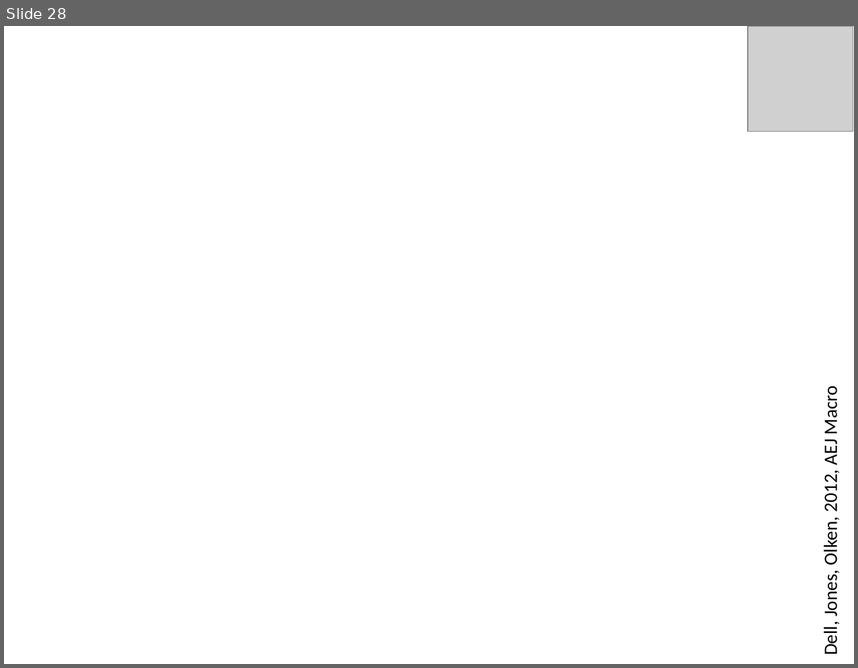
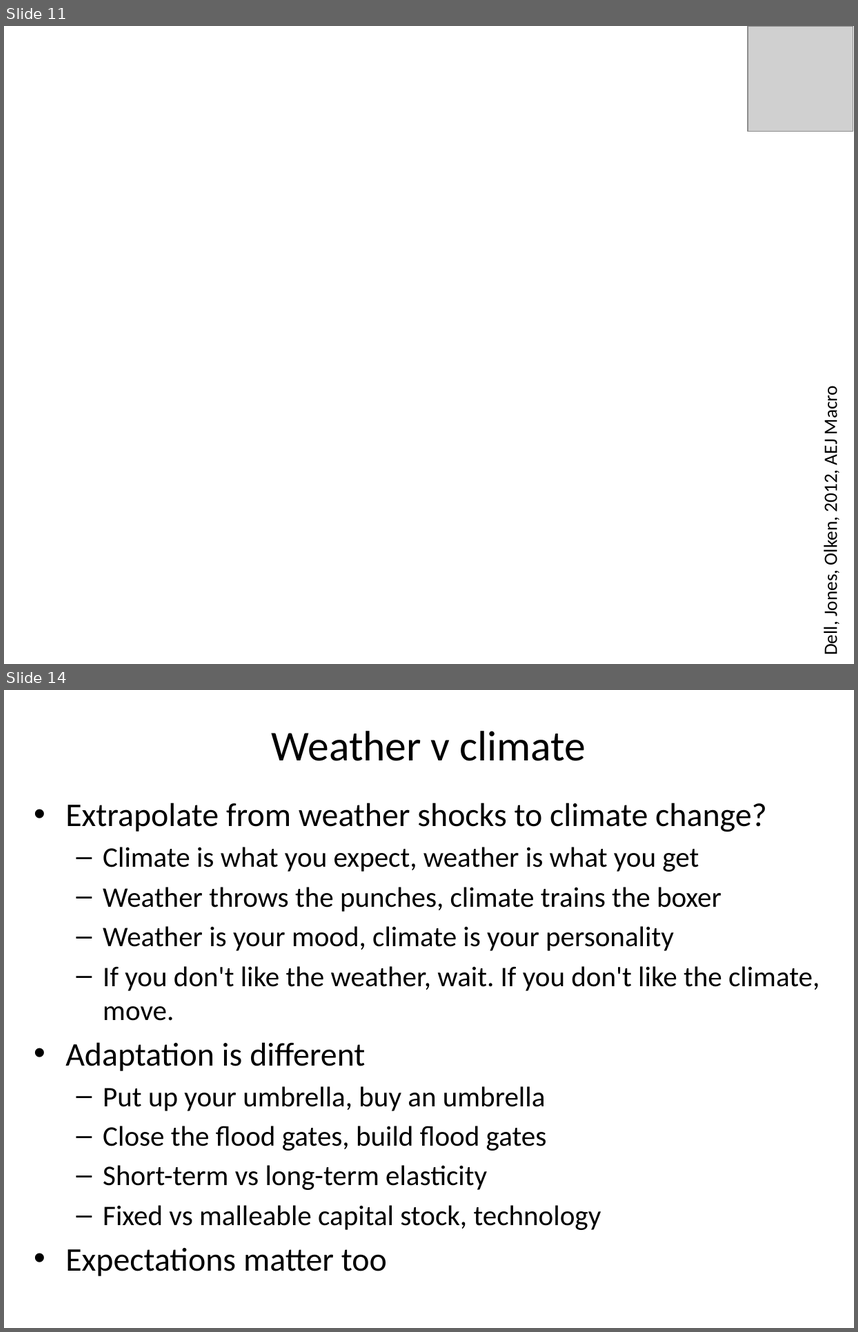
Before and after one commit to rtol/ClimateEconomics, a slide deck: cceug7 development.pptx. Shown one above the other, each under a label of ours: slide 28 before the commit, slides 11 and 14 after it; the slides between them are not shown. The pictures are 858x668 and 858x1332 pixels, drawn with LibreOffice and Linux fonts; fonts in the diff are those of the drawing; grey boxes stand for pictures; background and template pictures are left out. Boxes give left, top, right and bottom in pixels: in the first picture for what was removed or moved away, otherwise in the second. Text is boxed around its words. In the diff, an @@ line names an element or a change of style, - is before the commit and + after.

```diff
--- a/cceug7 development.pptx
+++ b/cceug7 development.pptx
@@ slide 14 added at (4, 690, 854, 1328), background #FFFFFF @@
@@ title added at (272, 731, 586, 761), 36 pt, text #000000 @@
+Weather v climate
@@ text added at (65, 802, 820, 1276), 24 pt, text #000000 @@
+• Extrapolate from weather shocks to climate change?
+  – Climate is what you expect, weather is what you get
+  – Weather throws the punches, climate trains the boxer
+  – Weather is your mood, climate is your personality
+  – If you don't like the weather, wait. If you don't like the climate, move.
+• Adaptation is different
+  – Put up your umbrella, buy an umbrella
+  – Close the flood gates, build flood gates
+  – Short-term vs long-term elasticity
+  – Fixed vs malleable capital stock, technology
+• Expectations matter too
@@ what was slide 28 is now slide 11 @@
```
Also in this commit, not shown: 7 slides changed, 4 other slides added, 16 slides removed, 7 other files.
